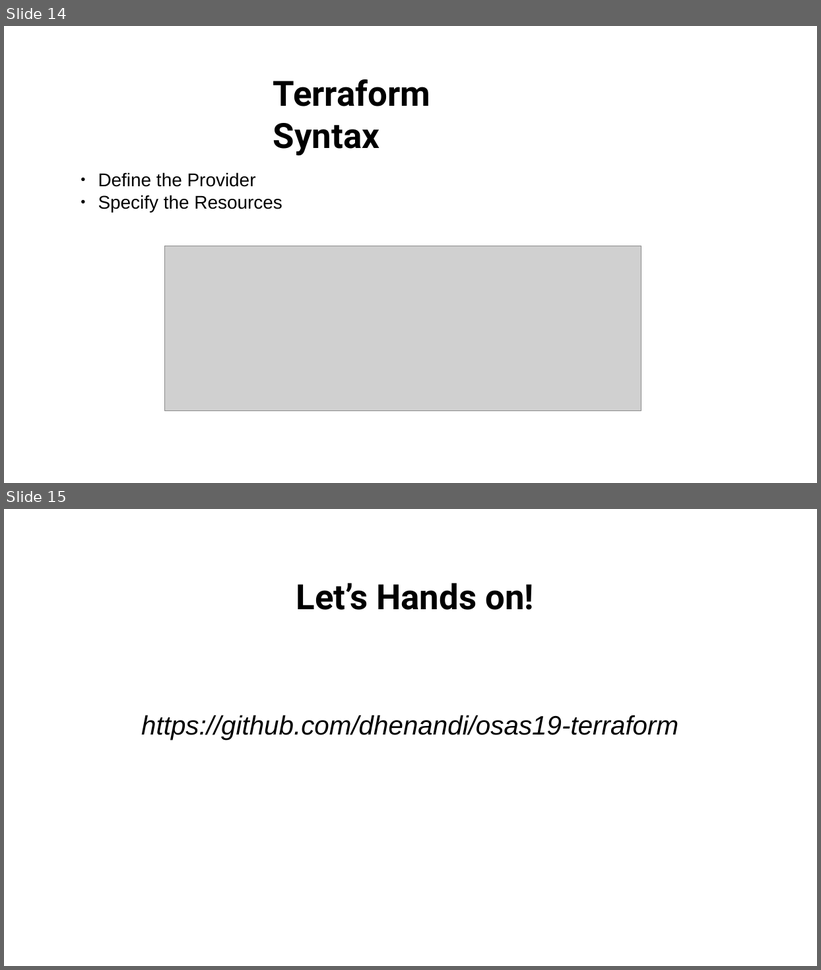
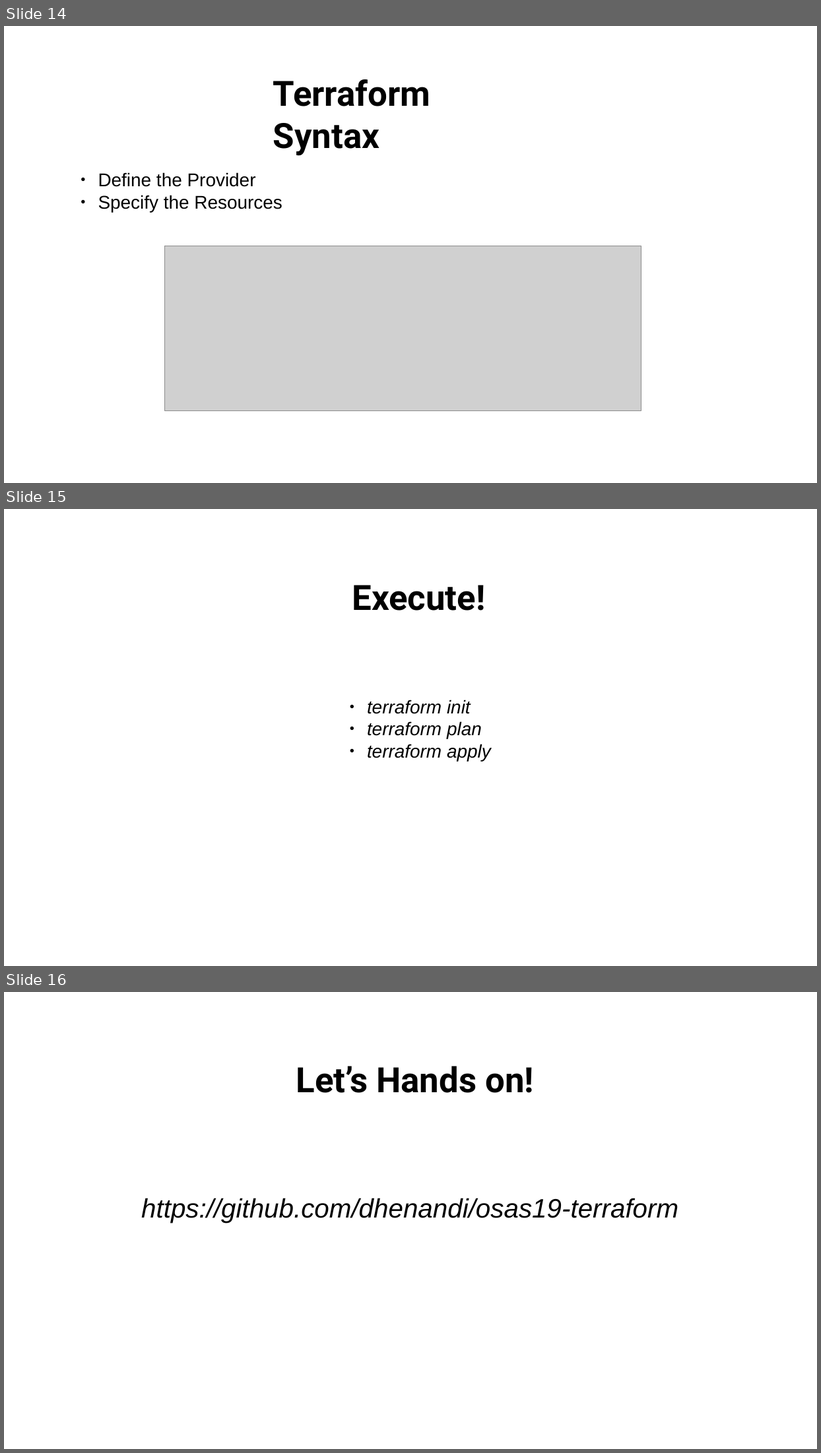
Before and after one commit to dhenandi/osas19-terraform, a slide deck: presentation/openSUSE Deployment on Linode using Terraform - Dhenandi Putra - oSAS19.odp. Shown one above the other, each under a label of ours: slides 14 and 15 before the commit, slides 14, 15 and 16 after it. The pictures are 821x970 and 821x1453 pixels, drawn with LibreOffice and Linux fonts; fonts in the diff are those of the drawing; grey boxes stand for pictures; background and template pictures are left out. Boxes give left, top, right and bottom in pixels: in the first picture for what was removed or moved away, otherwise in the second. Text is boxed around its words. In the diff, an @@ line names an element or a change of style, - is before the commit and + after.

Commit message:
edit presentation

```diff
--- a/presentation/openSUSE Deployment on Linode using Terraform - Dhenandi Putra - oSAS19.odp
+++ b/presentation/openSUSE Deployment on Linode using Terraform - Dhenandi Putra - oSAS19.odp
@@ slide 15 added at [4,509,817,966], background #FFFFFF @@
@@ title added at [352,585,486,611], 34 pt, text #000000, bold @@
+Execute!
@@ text added at [367,700,491,761], 18 pt, text #000000, italic @@
+● terraform init
+● terraform plan
+● terraform apply
@@ what was slide 15 is now slide 16 @@
```
Also in this commit, not shown: 2 other files.
